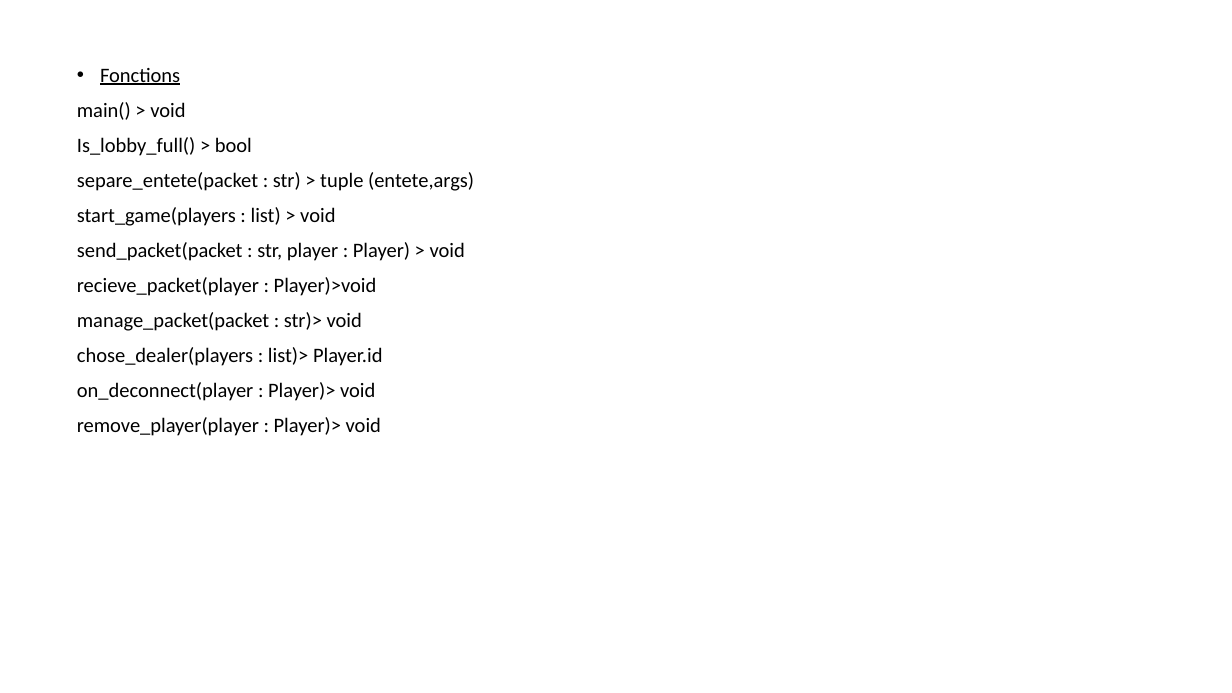
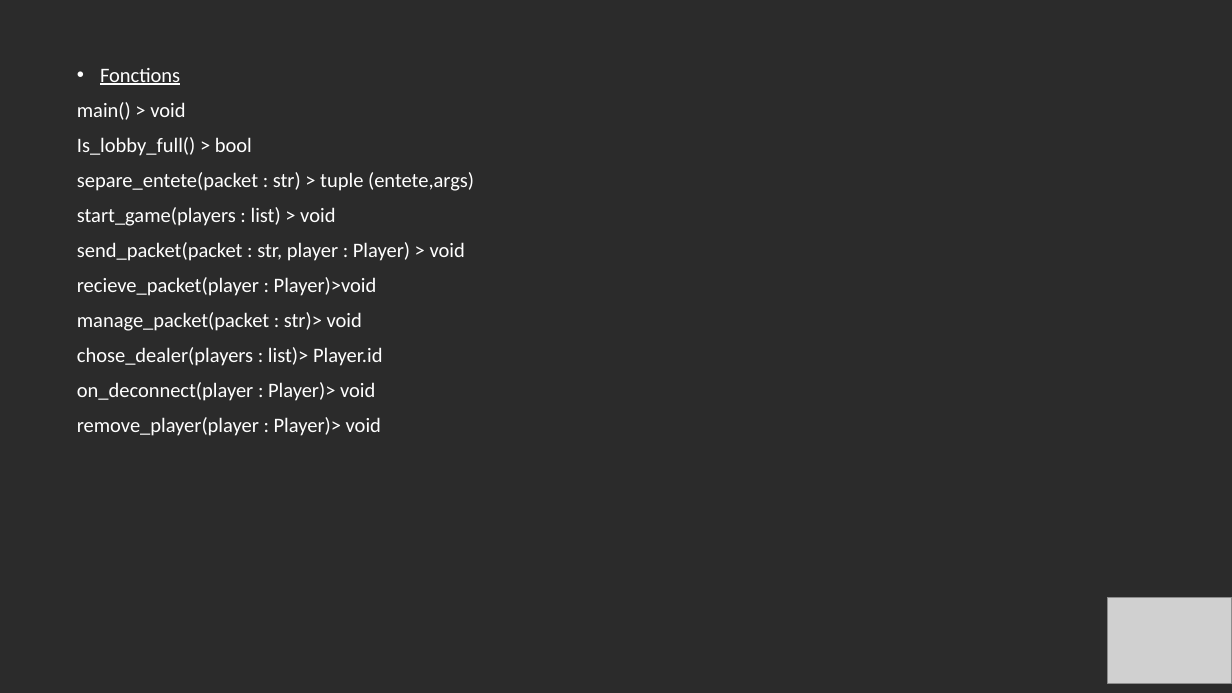
Before and after one commit to TooFuW/ProjetPoker, a slide deck: slide 9 of caractéristiques_techniques.pptx (slide 6 before the commit). Drawn at 1232x693 pixels with LibreOffice and Linux fonts; fonts in the diff are those of the drawing; grey boxes stand for pictures; background and template pictures are left out; a plain dark background stands for a picture behind light text. Boxes give left, top, right and bottom in pixels: in the first picture for what was removed or moved away, otherwise in the second. Text is boxed around its words. In the diff, an @@ line names an element or a change of style, - is before the commit and + after.

```diff
--- a/caractéristiques_techniques.pptx
+++ b/caractéristiques_techniques.pptx
@@ background #FFFFFF to picture (left out) @@
@@ text "Fonctions" at [77,68,474,436]: text colour #000000 to #FFFFFF @@
@@ picture added at [1108,598,1232,683] @@
```
Also in this commit, not shown: 6 other slides changed, 5 slides added.
